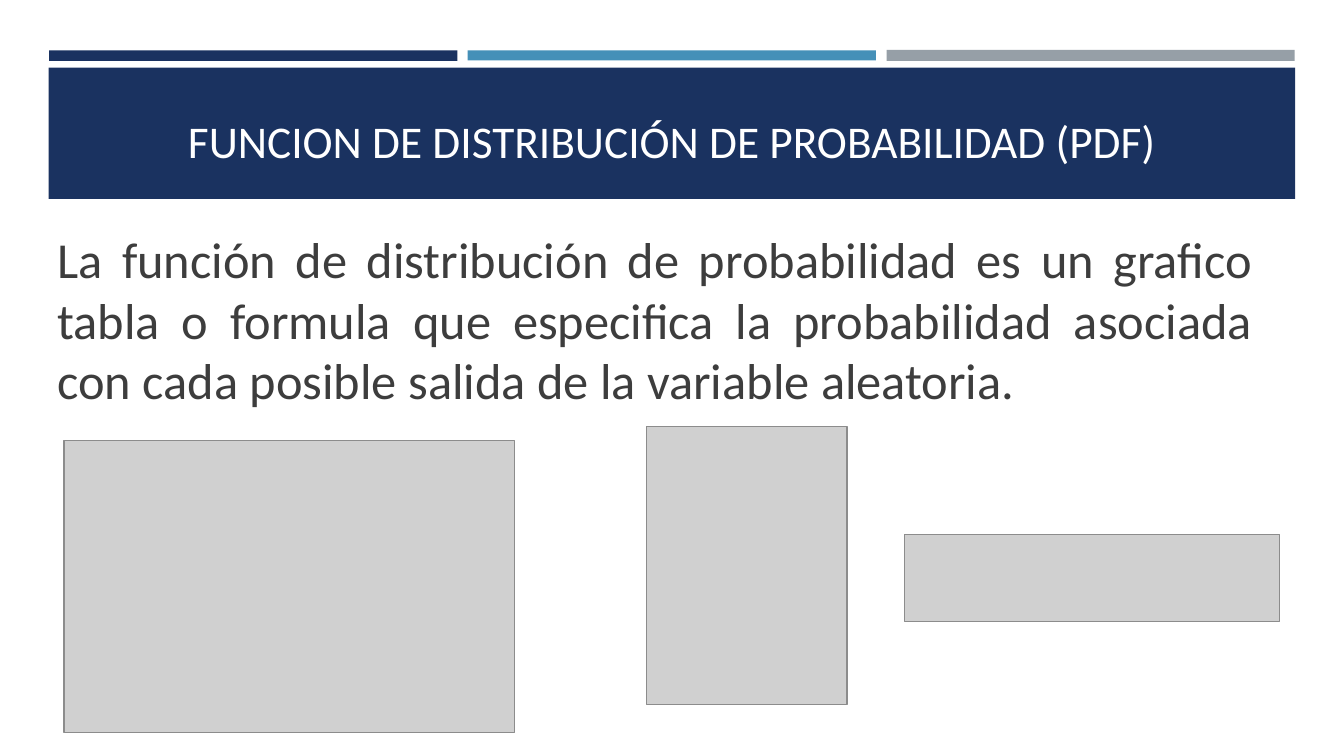
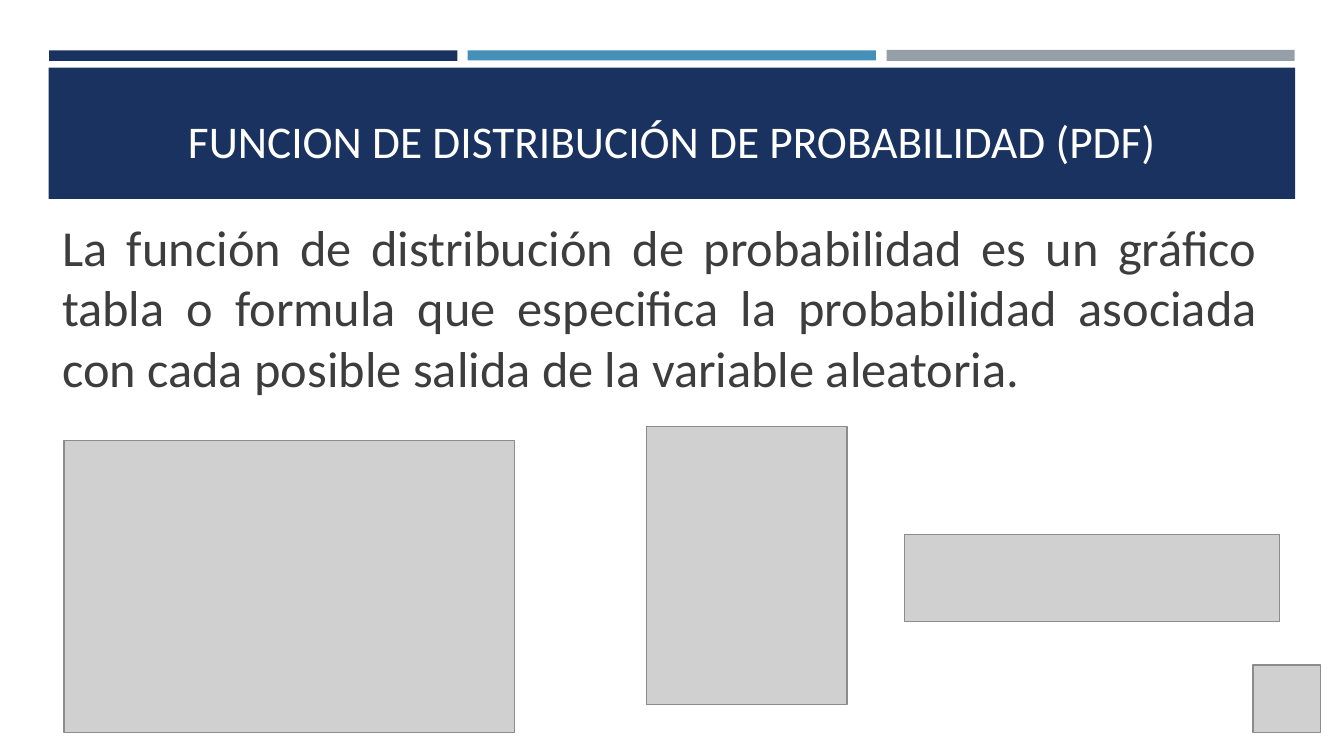
Before and after one commit to estadisticaITM/estadisticaITM.github.io, a slide deck: slide 4 of ITM_VAD_EBX.pptx (slide 7 before the commit). Drawn at 1344x756 pixels with LibreOffice and Linux fonts; fonts in the diff are those of the drawing; grey boxes stand for pictures. Boxes give left, top, right and bottom in pixels: in the first picture for what was removed or moved away, otherwise in the second. Text is boxed around its words. In the diff, an @@ line names an element or a change of style, - is before the commit and + after.

```diff
--- a/ITM_VAD_EBX.pptx
+++ b/ITM_VAD_EBX.pptx
@@ text at bbox=[62, 231, 1257, 395]: text changed @@
-La función de distribución de probabilidad es un grafico tabla o formula que especifica la probabilidad asociada con cada posible salida de la variable aleatoria.
+La función de distribución de probabilidad es un gráfico tabla o formula que especifica la probabilidad asociada con cada posible salida de la variable aleatoria.
@@ picture added at bbox=[1253, 665, 1321, 733] @@
```
Also in this commit, not shown: 25 other slides changed, 14 slides added, 19 slides removed, 17 other files.
